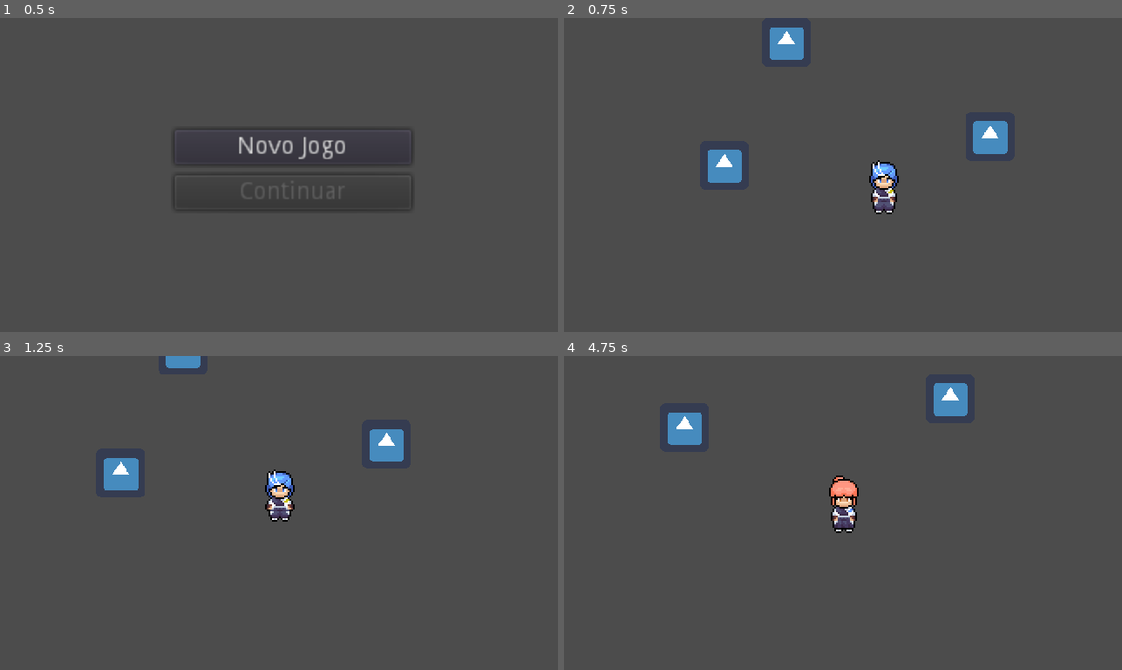
Above: before the commit, frames 1-4 (two rows, left to right).
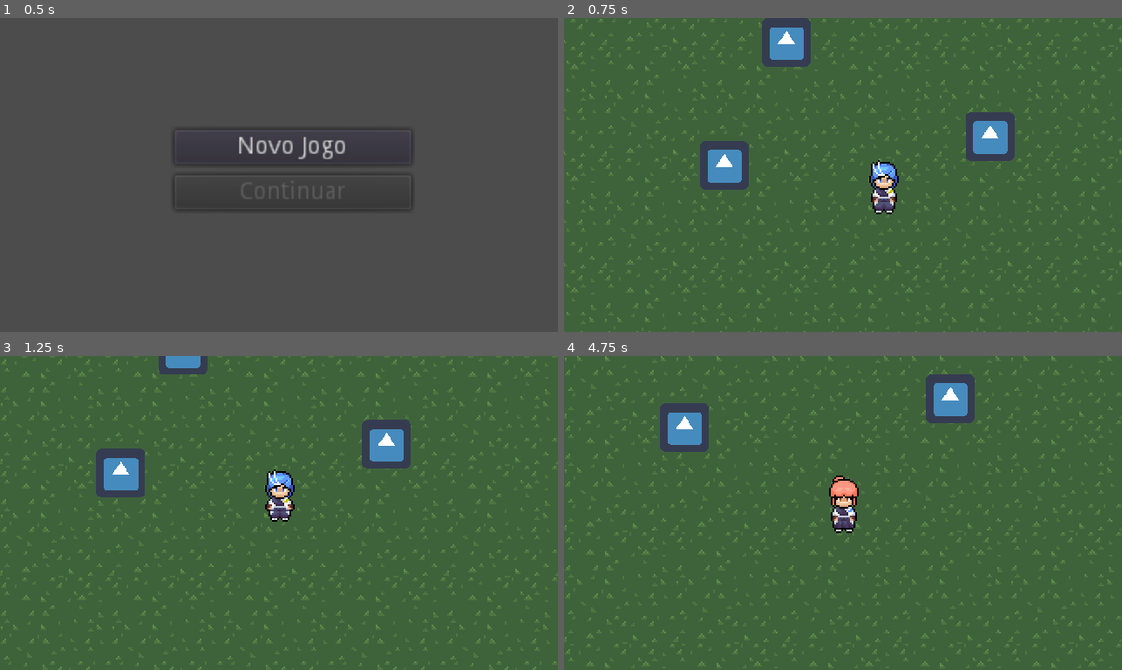
Above: after the commit, the same moments.

Repository: alanfelixnc/ElementsARPG
Game: Godot game, scene res://Game.tscn
Same seed, same stepped clock (60 frames per second), same inputs: the game is played once before the commit and once after it. The engine's default icon, where the game draws it, is replaced by a stand-in: a white triangle on a blue panel in a dark square.
Inputs:
- Up to frame 1 (0.5 s): no input
- Up to frame 2 (0.75 s): click "Novo Jogo" at 0.5 s
- Up to frame 3 (1.25 s): no input
- Up to frame 4 (4.75 s): tap Enter (game_pause) at 1.25 s; hold Right (ui_right) 1.28-2 s; tap 1 (test_select_char_1) at 1.35 s; click "Salvar" at 2 s; click "Menu Principal" at 2.75 s; click "Novo Jogo" at 3.5 s; hold Down (ui_down) from 4.28 s (still down); tap 2 (test_select_char_2) at 4.35 s

Frame 1 is identical in both runs. In frame 2, 7.5% of the frame differs, in the area x 0-100%, y 0-100%; in frame 3, 7.5%; in frame 4, 7.7%.

Commit message:
Adição de tile do background em LuminaVillage.

Diff:
--- a/Maps/LuminaVillage.tscn
+++ b/Maps/LuminaVillage.tscn
@@ -1,13 +1,18 @@
-[gd_scene load_steps=3 format=2]
+[gd_scene load_steps=4 format=2]
 
 [ext_resource path="res://Maps/LuminaVillage.gd" type="Script" id=1]
 [ext_resource path="res://RigidBody2D.tscn" type="PackedScene" id=2]
+[ext_resource path="res://Tiles/forest_grass_background.png" type="Texture" id=3]
 
 [node name="OverworldMap" type="Node"]
 pause_mode = 1
 script = ExtResource( 1 )
 
 [node name="Background" type="Sprite" parent="."]
+position = Vector2( 160, 90 )
+texture = ExtResource( 3 )
+region_enabled = true
+region_rect = Rect2( 0, 0, 640, 360 )
 
 [node name="PlayerSpawn" type="Position2D" parent="."]
 position = Vector2( 169.5, 129 )
Binary file added: Tiles/forest_grass_background.png
Not shown, added: Tiles/forest_grass_background.png.import
